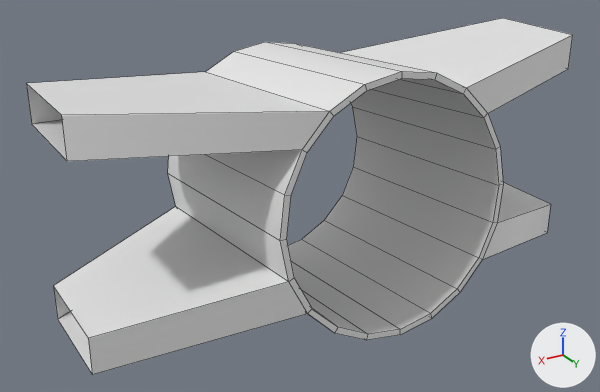
One commit to the FBX model Assets/Scenes/Level/Ian/Blame_Arq/Beams_Union.fbx: the scene before it, then after it.
Before and after are seen from a camera (50 mm lens) standing at (21.5, -31.9, 15.9) and looking at (0.6, -66.7, -1.5). Lighting does not change. The marker at lower right points along +X, +Y and +Z. The older version comes first. Mesh edges are drawn as thin lines. Where no turn or scale is listed for an object, it has been applied to the vertices.

The scene before the commit, as lines of its bpy script (objects in view):
```python
me_cylinder_004 = bpy.data.meshes.new('Cylinder.004')
me_cylinder_004.from_pydata(...)  # 96 vertices, 92 faces; spans x -13.7..13.7, y -6.5..6.5, z -6.8..6.8
me_cylinder_004.materials.append(mat_material)  # white #e7e7e7
ob_cylinder_002 = bpy.data.objects.new('Cylinder.002', me_cylinder_004)
ob_cylinder_002.location = (0.0, -65.0, 0.0)
```
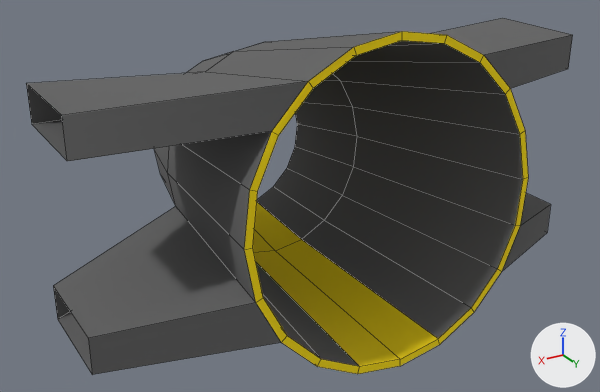
The change, as a diff of the scene's bpy script:
```diff
--- a/Assets/Scenes/Level/Ian/Blame_Arq/Beams_Union.fbx.py
+++ b/Assets/Scenes/Level/Ian/Blame_Arq/Beams_Union.fbx.py
@@ mat_m_mark @@
+mat_m_mark = principled_material('M_Mark')
+mat_m_mark.base_color = (1.0, 0.754, 0.0)  # yellow #ffe100
+mat_m_mark.roughness = 1.0
@@ mat_m_basic_blender_construction @@
+mat_m_basic_blender_construction = principled_material('M_Basic_Blender_Construction')
+mat_m_basic_blender_construction.base_color = (0.121, 0.121, 0.121)  # dark grey #626262
+mat_m_basic_blender_construction.roughness = 1.0
@@ me_cylinder_004 @@
 # used by ob_cylinder_002; location = (0.0, -65.0, 0.0)
-me_cylinder_004.from_pydata(...)  # 96 vertices, 92 faces; spans x -13.7..13.7, y -6.5..6.5, z -6.8..6.8
+me_cylinder_004.from_pydata(...)  # 136 vertices, 132 faces; spans x -13.7..13.7, y -11.4..6.7, z -7.5..8.5
+# me_cylinder_004 part 1
+# 20 faces are deleted
+# 40 vertices move from x -6.4..6.2, y 5.4..6.5, z -5.8..6.8 to x -8.1..7.9, y 5.3..6.7, z -7.5..8.5
+# 40 vertices are added at x -4.9..5.1, y -11.4..-10.5, z -6.0..4.1
+# 58 new faces join them, mat_m_basic_blender_construction (dark grey #626262)
+# 2 new faces join them, mat_m_mark (yellow #ffe100)
+# me_cylinder_004 part 2: 50 faces spanning x -13.7..13.7, y -6.5..6.7, z -7.5..8.5 switch from mat_material (white #e7e7e7) to mat_m_basic_blender_construction (dark grey #626262)
+# me_cylinder_004 part 3: 22 faces spanning x -8.1..7.9, y -5.5..6.7, z -7.5..8.5 switch from mat_material (white #e7e7e7) to mat_m_mark (yellow #ffe100)
```

Boxes (x1, y1, x2, y2) around the edits, measured in the pictures (600 x 392 px):
part 1 of me_cylinder_004, reshaped: after (154, 51, 357, 253)
part 2 of me_cylinder_004, recoloured: (26, 18, 573, 375) in both
part 3 of me_cylinder_004, recoloured: before (280, 71, 503, 340); after (244, 31, 528, 374)
